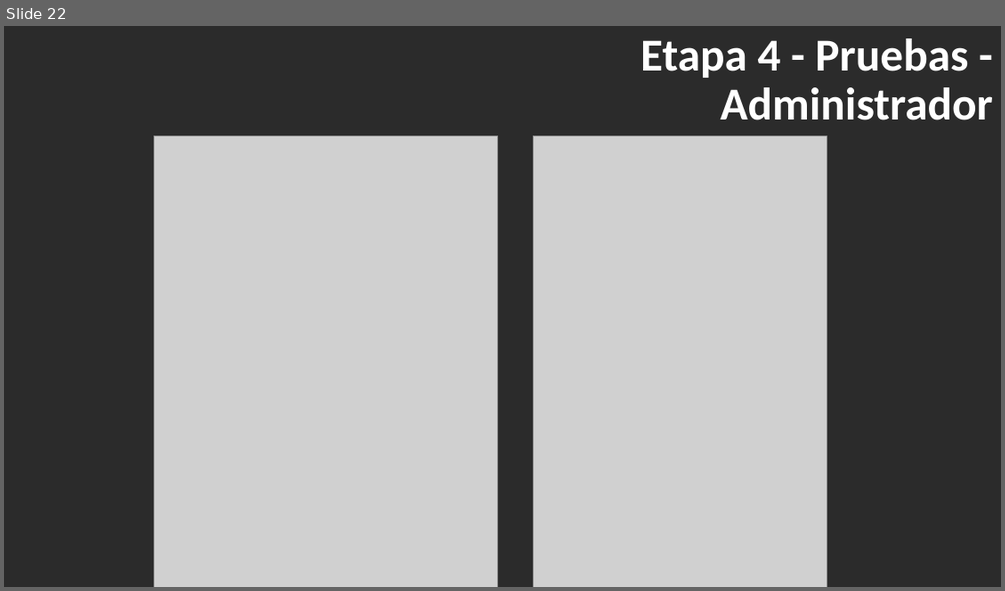
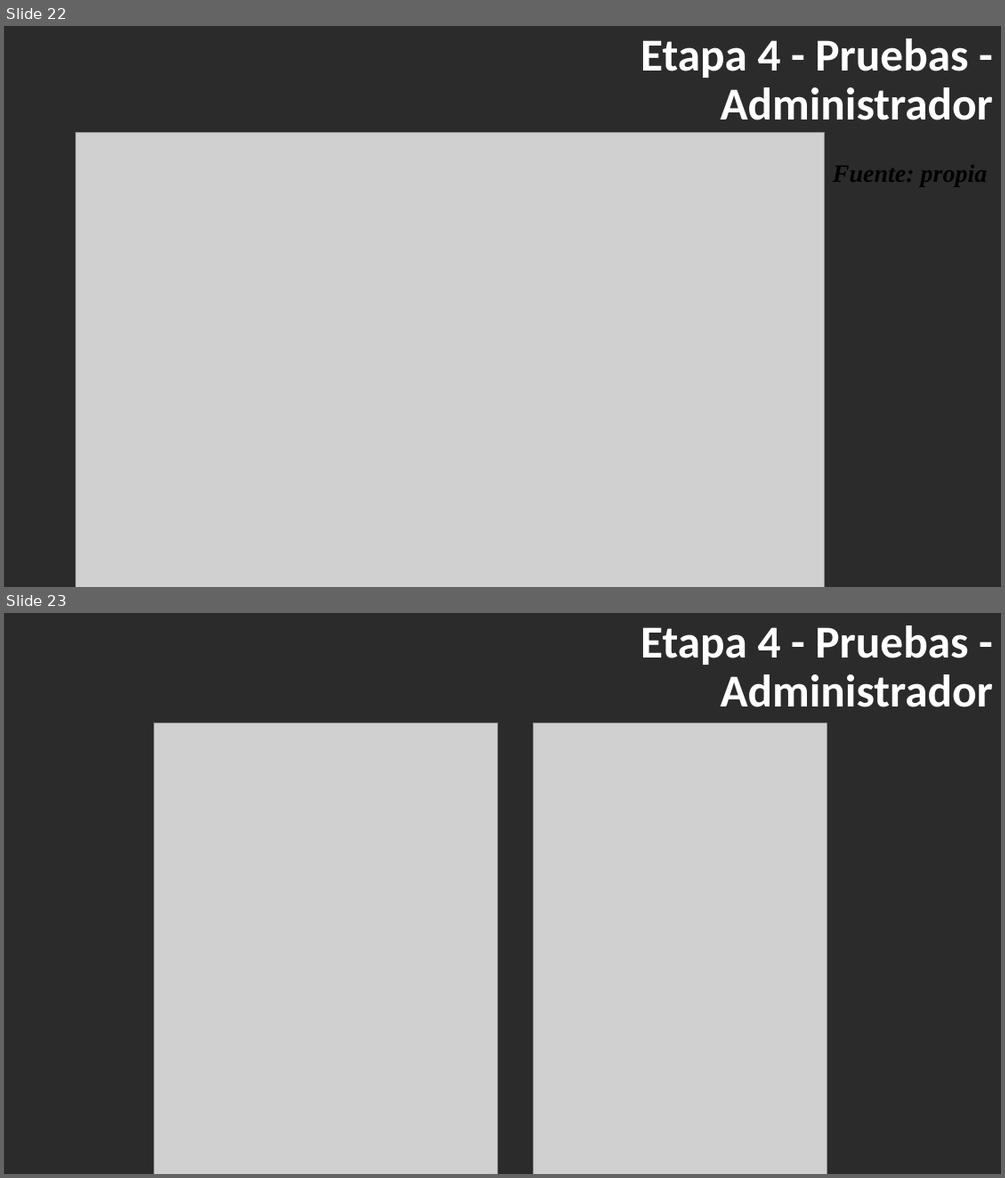
Before and after one commit to BrayanNovoa/uniminuto, a slide deck: expo/expo.pptx. Shown one above the other, each under a label of ours: slide 22 before the commit, slides 22 and 23 after it. The pictures are 1005x591 and 1005x1178 pixels, drawn with LibreOffice and Linux fonts; fonts in the diff are those of the drawing; grey boxes stand for pictures; background and template pictures are left out; a plain dark background stands for a picture behind light text. Boxes give left, top, right and bottom in pixels: in the first picture for what was removed or moved away, otherwise in the second. Text is boxed around its words. In the diff, an @@ line names an element or a change of style, - is before the commit and + after.

```diff
--- a/expo/expo.pptx
+++ b/expo/expo.pptx
@@ slide 22 added at (x1=4, y1=26, x2=1001, y2=587), background picture (left out) @@
@@ title added at (x1=640, y1=38, x2=993, y2=120), 44 pt, text #FFFFFF, bold @@
+Etapa 4 - Pruebas - Administrador
@@ picture added at (x1=76, y1=132, x2=825, y2=587) @@
@@ text added at (x1=833, y1=165, x2=987, y2=187), 24 pt, text #000000, bold, italic @@
+Fuente: propia
@@ what was slide 22 is now slide 23 @@
```
Also in this commit, not shown: 3 slides changed, 2 other files.
